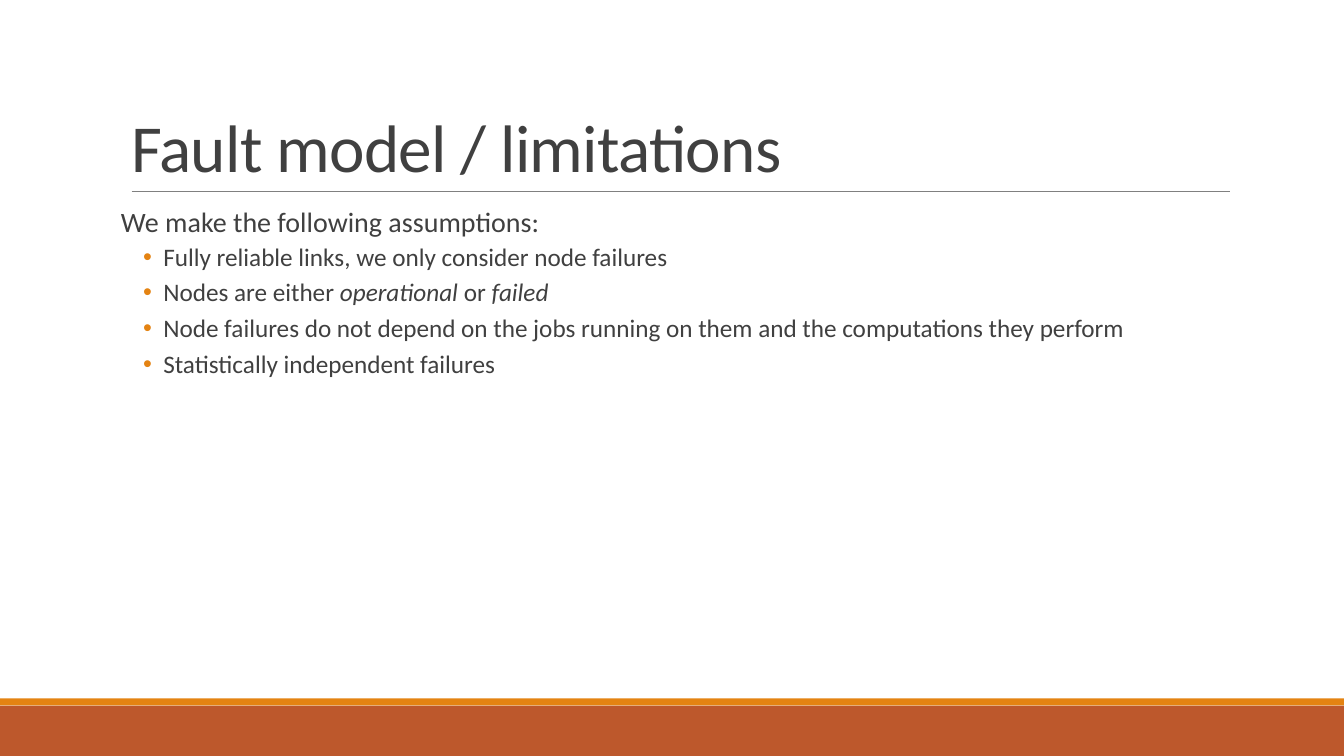
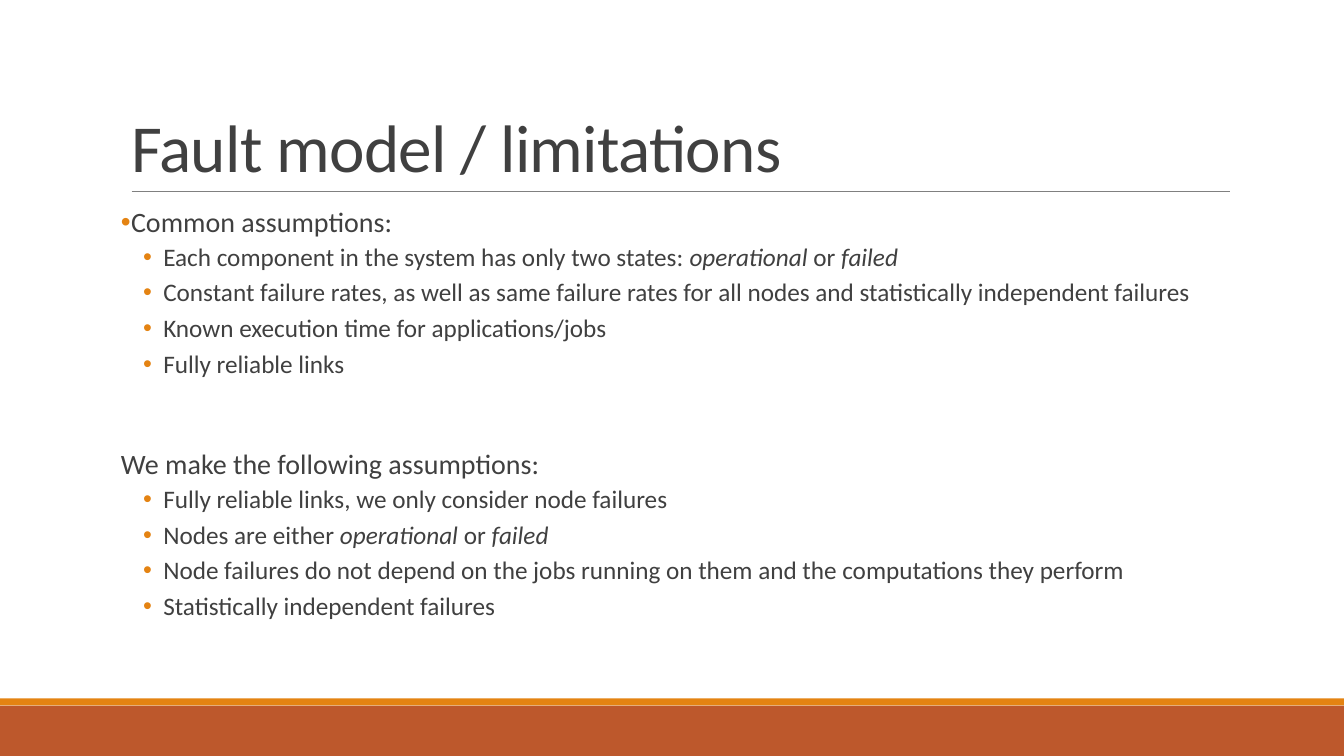
Before and after one commit to PStahl/master_thesis, a slide deck: slide 8 of presentation/presentation.pptx. Drawn at 1344x756 pixels with LibreOffice and Linux fonts; fonts in the diff are those of the drawing. Boxes give left, top, right and bottom in pixels: in the first picture for what was removed or moved away, otherwise in the second. Text is boxed around its words. In the diff, an @@ line names an element or a change of style, - is before the commit and + after.

```diff
--- a/presentation/presentation.pptx
+++ b/presentation/presentation.pptx
@@ text at (131,212,1189,377): paragraphs added @@
+• Common assumptions:
+  • Each component in the system has only two states: operational or failed
+  • Constant failure rates, as well as same failure rates for all nodes and statistically independent failures
+  • Known execution time for applications/jobs
+  • Fully reliable links
```
Also in this commit, not shown: 2 other slides changed.
